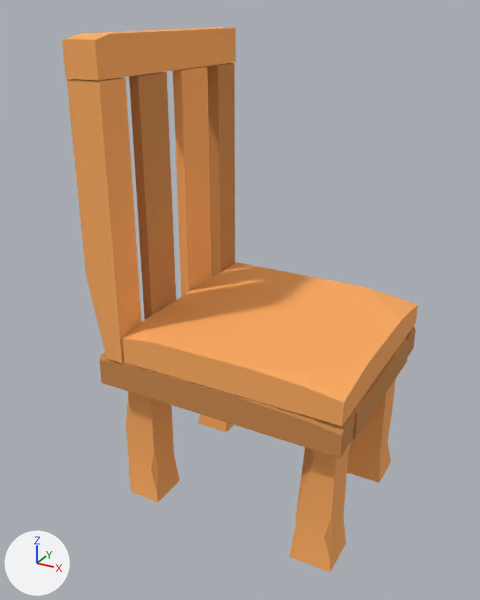
An edit to the FBX model Project-Maximus/Art Assets/Low Poly Chair.fbx, drawn before and after from the same camera.
Both versions are drawn from a 50 mm lens placed at (-0.601, -1.463, 0.968), pointed at (-1.398, -0.014, 0.243). The axes (+X, +Y, +Z) are drawn at lower left. The lights are the same throughout. Where no turn or scale is listed for an object, it has been applied to the vertices.
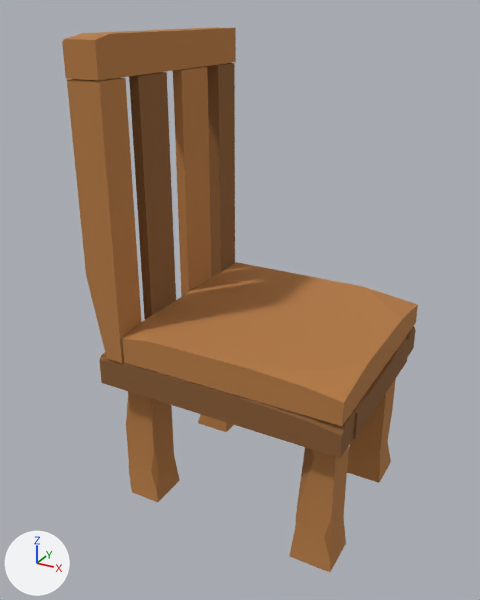
The edits, one by one:
Material 'Light Wood Final' (mat_light_wood_final) is new.
Its base color is (0.467, 0.199, 0.0578) (orange #b67b44).
Its roughness is 1.0.
Material 'Dark Wood Final' (mat_dark_wood_final) is new.
Its base color is (0.246, 0.107, 0.0329) (brown #885c33).
Its roughness is 1.0.
me_cube_019 has 218 vertices, 149 faces and spans x -0.398..0.309, y -0.309..0.306, z -0.522..0.755.
me_cube_019 is used by ob_cube_012; location (-1.302, 0.033, 0.161).
me_cube_019 part 1: all 98 faces that had it switch from mat_light_color_wood_re (orange #ffad5f) to mat_light_wood_final (orange #b67b44).
me_cube_019 part 2: all 51 faces that had it switch from mat_dark_wood_color_wood_color (orange #ca894c) to mat_dark_wood_final (brown #885c33).

Changed parts and their boxes (x1, y1, x2, y2) in the pictures (480 x 600 px):
part 1 of me_cube_019, recoloured (orange to brown): (62, 27, 418, 572) in both
part 2 of me_cube_019, recoloured: (99, 63, 416, 458) in both
